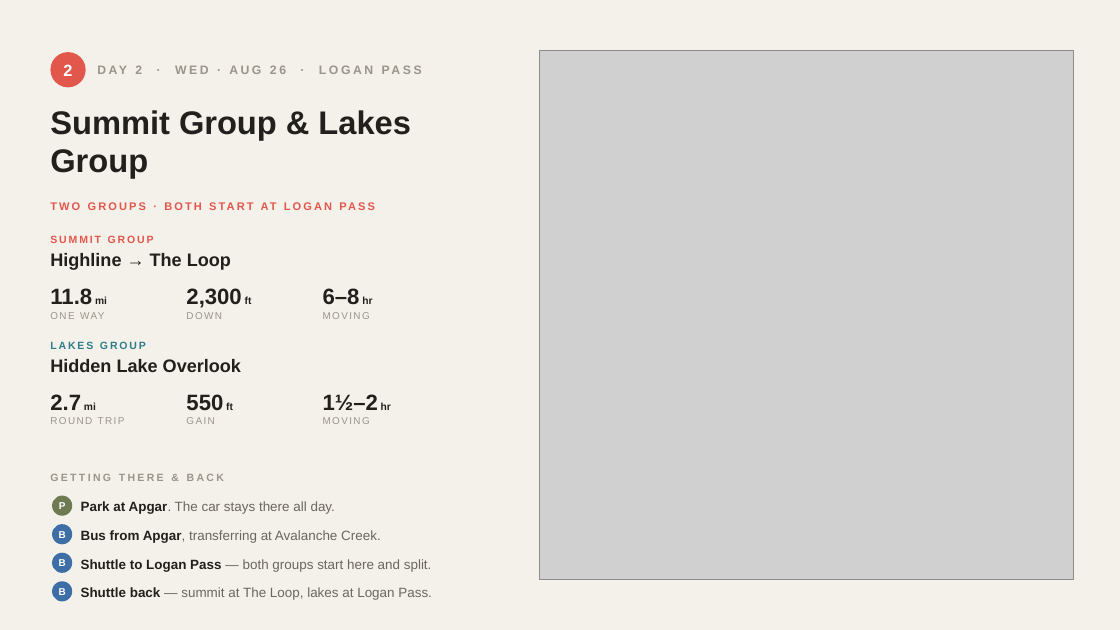
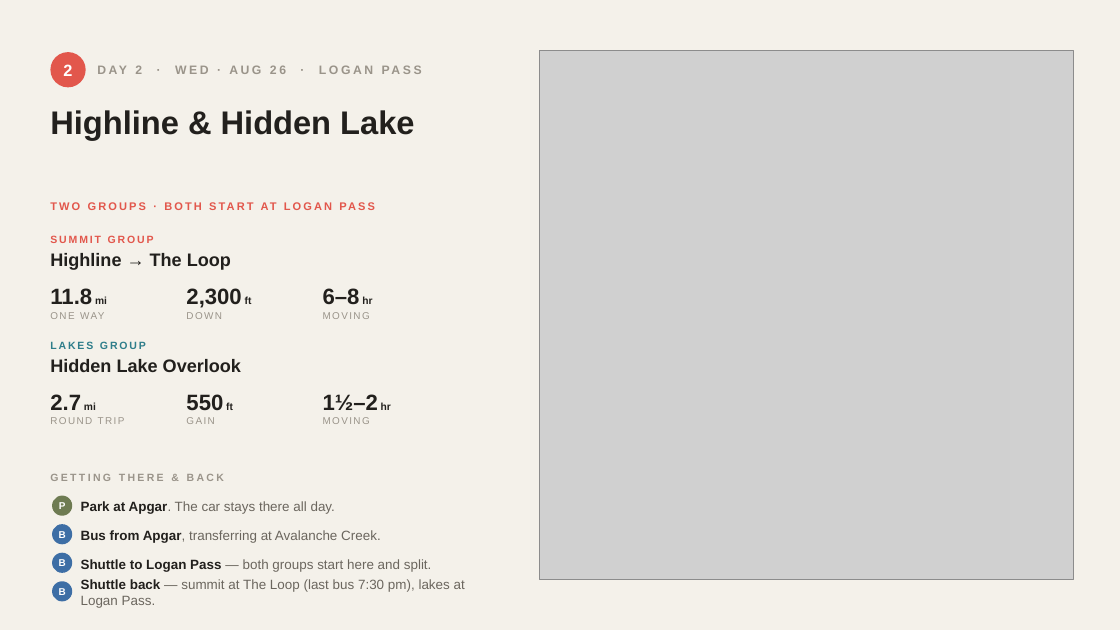
Before and after one commit to ananatalie828-prog/paper-trail, a slide deck: slide 4 of hikes/slides/glacier-hikes.pptx. Drawn at 1120x630 pixels with LibreOffice and Linux fonts; fonts in the diff are those of the drawing; grey boxes stand for pictures. Boxes give left, top, right and bottom in pixels: in the first picture for what was removed or moved away, otherwise in the second. Text is boxed around its words. In the diff, an @@ line names an element or a change of style, - is before the commit and + after.

```diff
--- a/hikes/slides/glacier-hikes.pptx
+++ b/hikes/slides/glacier-hikes.pptx
@@ text at (50, 110, 414, 140): text changed @@
-Summit Group & Lakes Group
+Highline & Hidden Lake
@@ text at (81, 579, 465, 608): text changed @@
-Shuttle back — summit at The Loop, lakes at Logan Pass.
+Shuttle back — summit at The Loop (last bus 7:30 pm), lakes at Logan Pass.
```
Also in this commit, not shown: 3 other slides changed, 13 other files.
